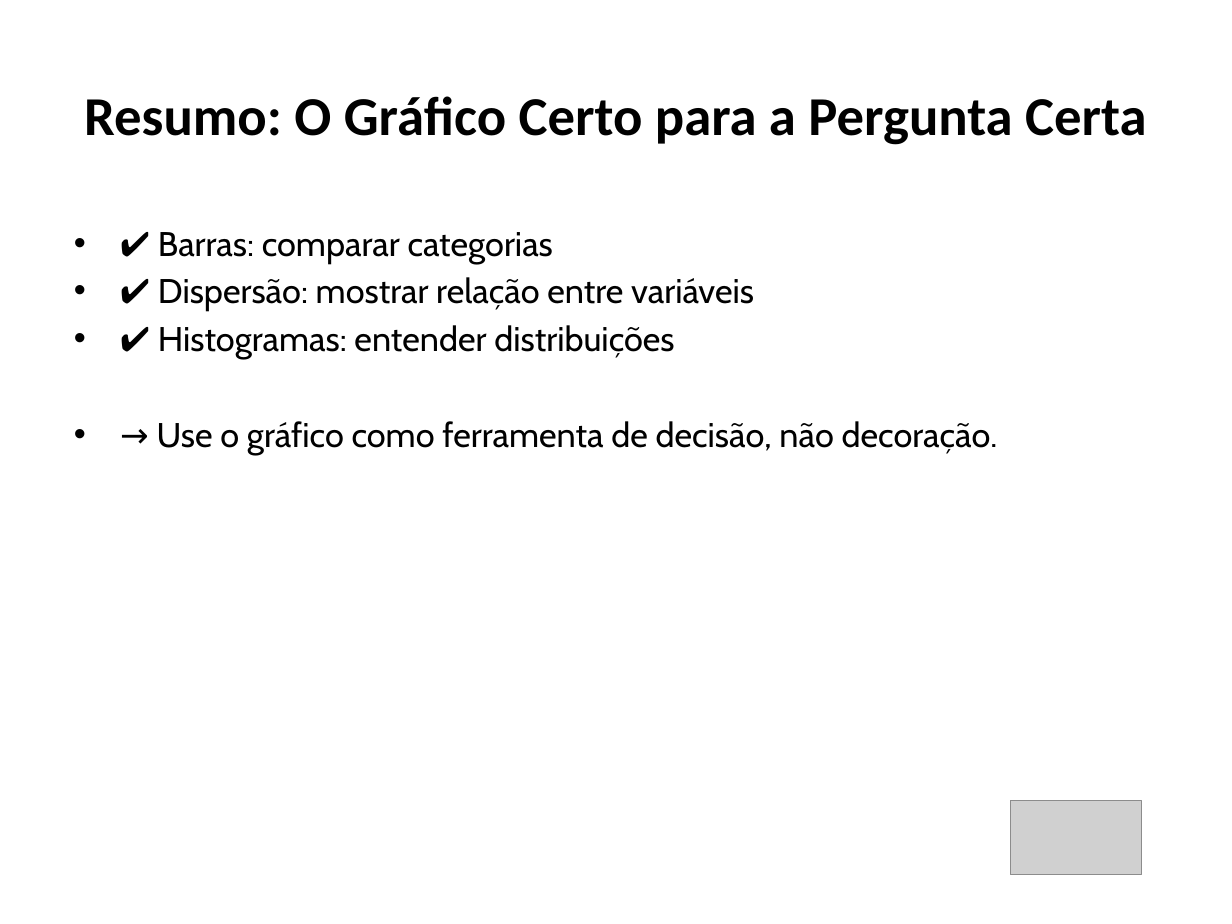
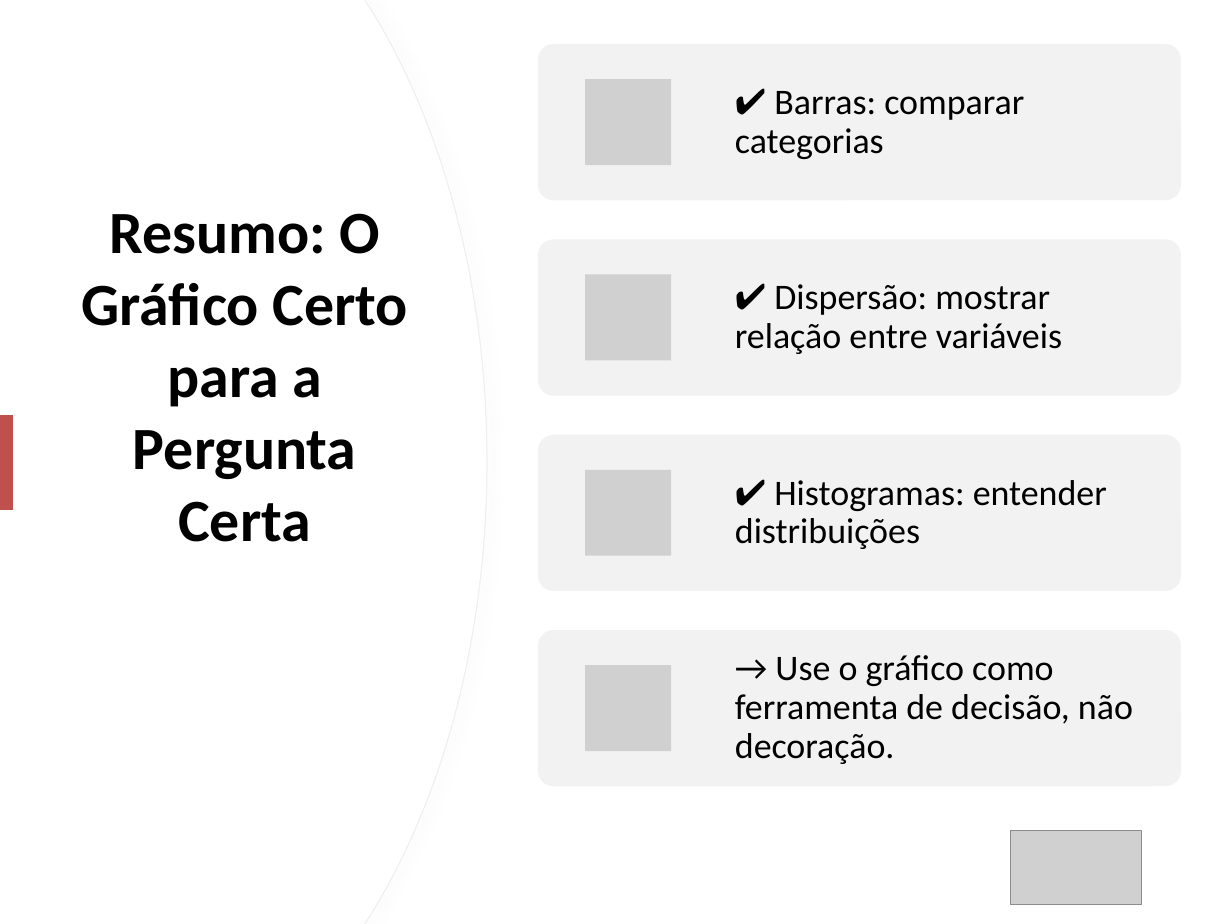
Before and after one commit to santoshenrique2021/cesar_vaga_professor, a slide deck: slide 10 of aula_visualizacao_aplicada_FINAL.pptx (slide 8 before the commit). Drawn at 1232x924 pixels with LibreOffice and Linux fonts; fonts in the diff are those of the drawing; grey boxes stand for pictures. Boxes give left, top, right and bottom in pixels: in the first picture for what was removed or moved away, otherwise in the second. Text is boxed around its words. In the diff, an @@ line names an element or a change of style, - is before the commit and + after.

Commit message:
Ajuste da apresentação
Adição de alguns pontos (slides e ideias) para melhor a aula.

```diff
--- a/aula_visualizacao_aplicada_FINAL.pptx
+++ b/aula_visualizacao_aplicada_FINAL.pptx
@@ freeform shape added at (0, 0, 487, 924), fill #FFFFFF, outline #EFEFEF 0.75 pt @@
@@ freeform shape added at (0, 0, 487, 924), fill #FFFFFF @@
@@ title "Resumo: O Gráfico Certo para ...": place and size @@
-title "Resumo: O Gráfico Certo para ..." at (84, 96, 1146, 145)
+title "Resumo: O Gráfico Certo para ..." at (81, 213, 408, 542)
@@ title "Resumo: O Gráfico Certo para ..." at (81, 213, 408, 542): size 32 to 35 pt @@
@@ text removed at (157, 232, 998, 456) @@
-• ✔ Barras: comparar categorias
-• ✔ Dispersão: mostrar relação entre variáveis
-• ✔ Histogramas: entender distribuições
-• → Use o gráfico como ferramenta de decisão, não decoração.
@@ rectangle added at (0, 415, 12, 510), fill #C0504D @@
@@ group added at (538, 44, 1181, 786): 4 rounded rectangles, 4 pictures, 4 texts @@
+✔ Barras: comparar categorias
+✔ Dispersão: mostrar relação entre variáveis
+✔ Histogramas: entender distribuições
+→ Use o gráfico como ferramenta de decisão, não decoração.
@@ picture: place and size @@
-picture at (1010, 801, 1142, 875)
+picture at (1010, 830, 1142, 904)
```
Also in this commit, not shown: 7 other slides changed, 2 slides added, 1 other file.
